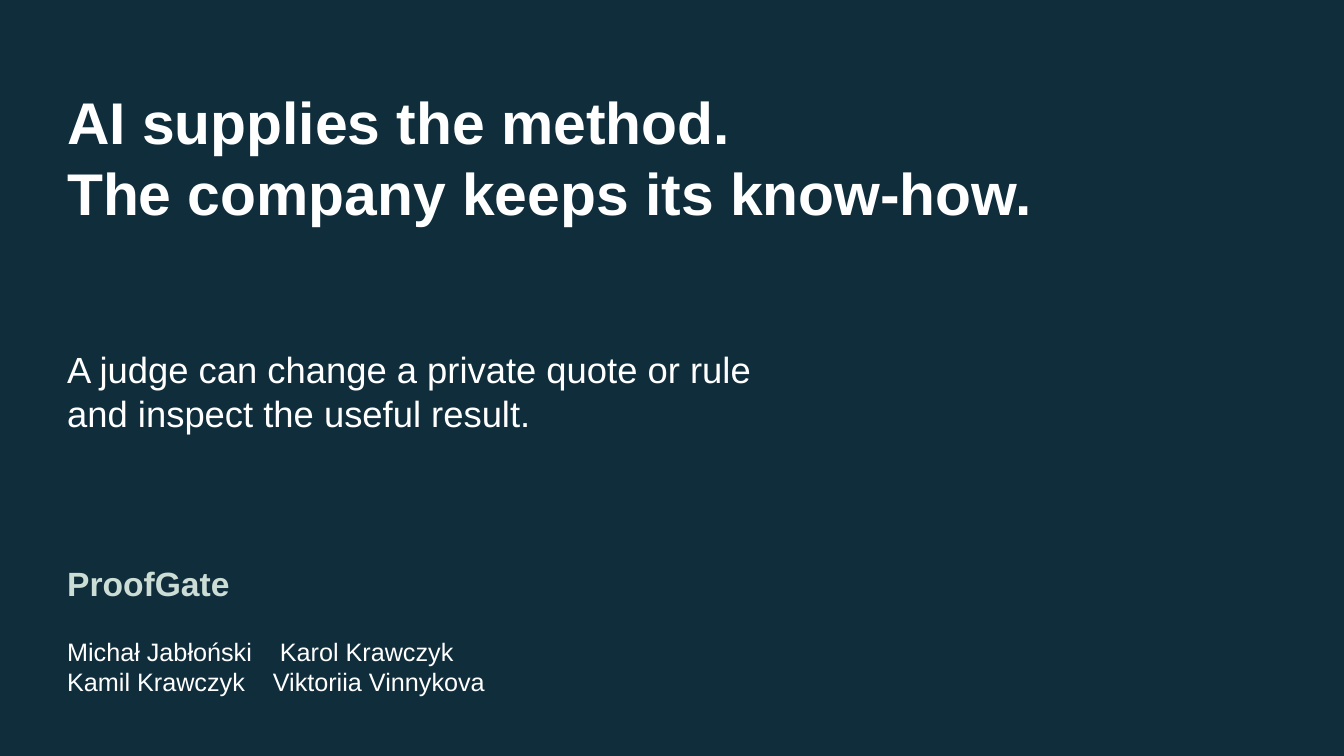
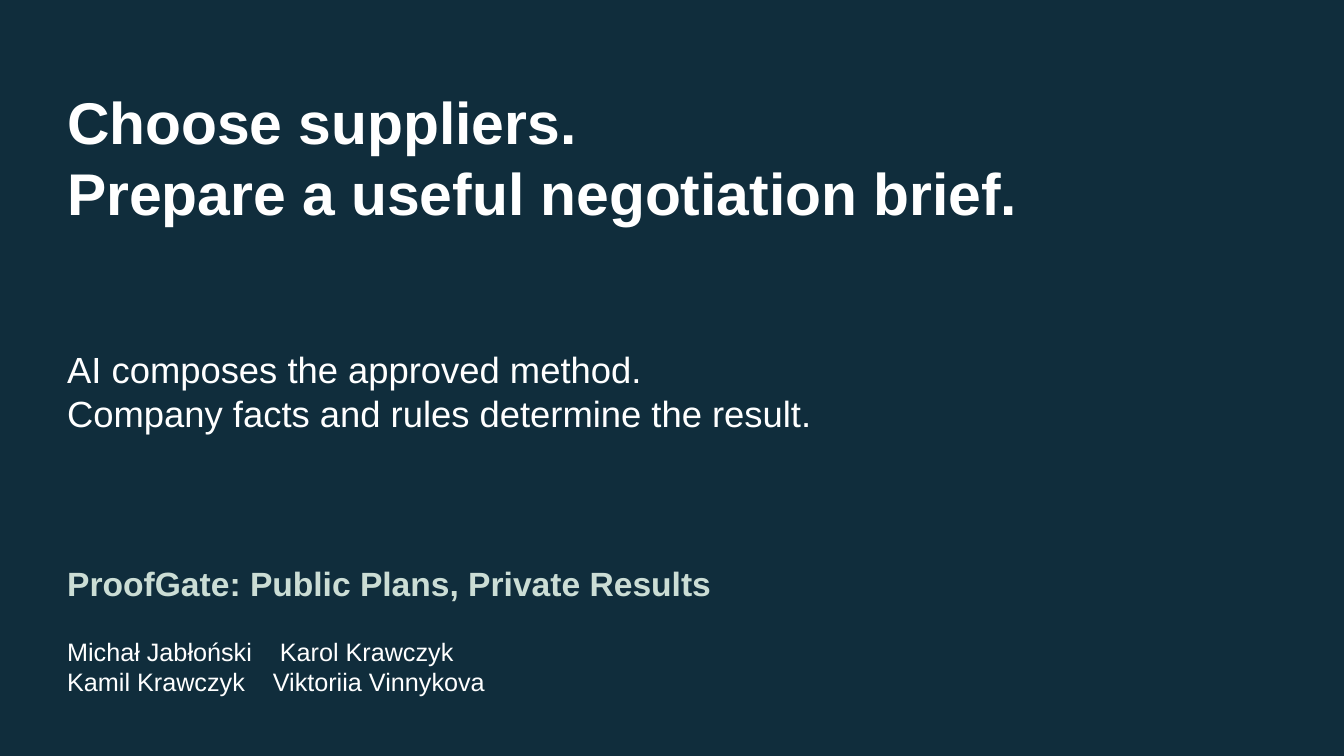
Before and after one commit to Jabolo/ProofGate, a slide deck: slide 9 of submission/presentation.pptx. Drawn at 1344x756 pixels with LibreOffice and Linux fonts; fonts in the diff are those of the drawing. Boxes give left, top, right and bottom in pixels: in the first picture for what was removed or moved away, otherwise in the second. Text is boxed around its words. In the diff, an @@ line names an element or a change of style, - is before the commit and + after.

Commit message:
Deliver cloud-hosted judge demo and inspected final English presentation

```diff
--- a/submission/presentation.pptx
+++ b/submission/presentation.pptx
@@ text at box(67, 101, 1017, 226): text changed @@
-AI supplies the method.
-The company keeps its know-how.
+Choose suppliers.
+Prepare a useful negotiation brief.
@@ text at box(67, 356, 811, 435): text changed @@
-A judge can change a private quote or rule
-and inspect the useful result.
+AI composes the approved method.
+Company facts and rules determine the result.
@@ text at box(67, 571, 711, 601): text changed @@
-ProofGate
+ProofGate: Public Plans, Private Results
```
Also in this commit, not shown: 5 other slides changed, 3 slides added, 3 slides removed, 17 other files.
